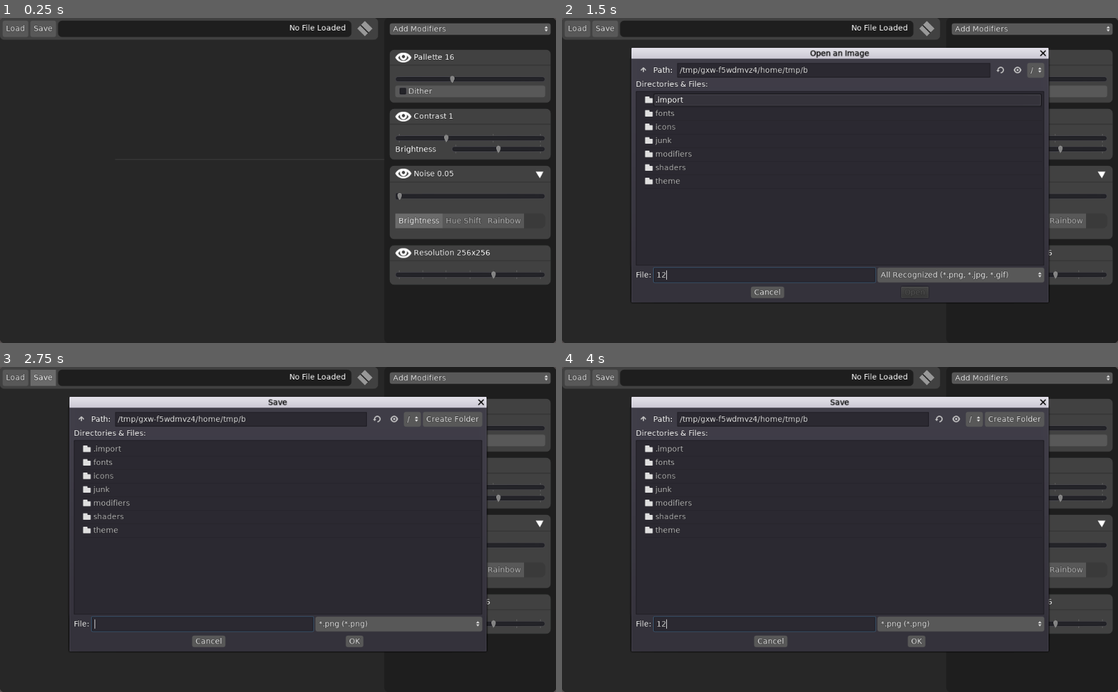
Above: before the commit, frames 1-4 (two rows, left to right).
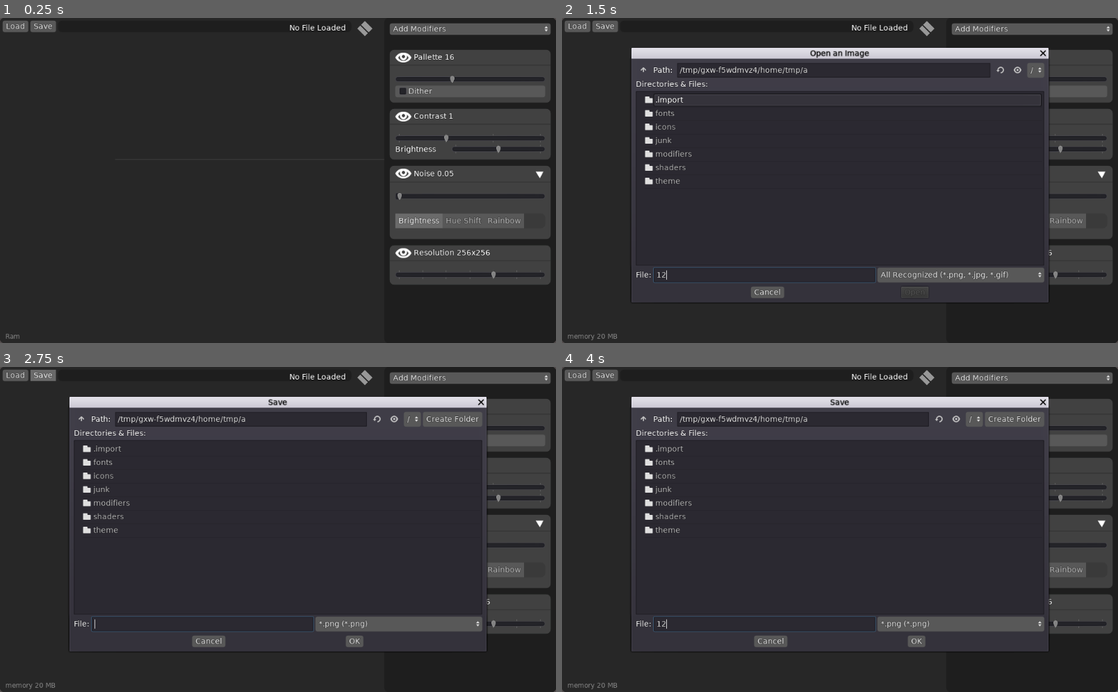
Above: after the commit, the same moments.

Repository: jackaperkins/texrex
Game: Godot game, scene res://main.tscn
The game is run twice, just before and just after one commit, with the same random seed, the same clock (stepped at 60 frames per second) and the same inputs.
Inputs (mouse positions are in pixels of both pictures, inside the frame that each line leads up to):
- Up to frame 1 (0.25 s): no input
- Up to frame 2 (1.5 s): click "Load" at 0.5 s; click (762, 274) at 1.27 s; type "12" at 1.35 s
- Up to frame 3 (2.75 s): click "Save" at 2 s
- Up to frame 4 (4 s): click (762, 623) at 2.77 s; type "12" at 2.85 s; click (967, 406) at 3.52 s

The runs differ from the first frame. In frame 1, 1.4% of the frame differs, in the area x 0-68%, y 0-99%; in frame 2, 1.4%; in frame 3, 1.4%, in the area x 0-68%, y 0-100%; in frame 4, 1.4%.

Commit message:
ui tweaks, add ram stats in bottom bar

Diff:
--- /dev/null
+++ b/texrex/fonts/font_vera_hint.tres
@@ -0,0 +1,8 @@
+[gd_resource type="DynamicFont" load_steps=2 format=2]
+
+[ext_resource path="res://fonts/Vera.ttf" type="DynamicFontData" id=1]
+
+[resource]
+size = 12
+outline_color = Color( 0, 0, 0, 0.247059 )
+font_data = ExtResource( 1 )
--- a/texrex/main.gd
+++ b/texrex/main.gd
@@ -6,10 +6,10 @@
 var result = Image.new()
 
 onready var modifiers_container = $main_split/Panel/VBoxContainer/modifiers_container
-onready var file_name_label = $"main_split/main area/Menubar/HBoxContainer/PanelContainer/Filename"
+onready var file_name_label = $"main_split/main area/VBoxContainer/Menubar/HBoxContainer/PanelContainer/Filename"
 onready var drop_visualizer = $main_split/Panel/DropVisualizer
-onready var renderIndicator:Panel = $"main_split/main area/Menubar/HBoxContainer/Container/RenderIndicator"
-
+onready var renderIndicator:Panel = $"main_split/main area/VBoxContainer/Menubar/HBoxContainer/Container/RenderIndicator"
+onready var bottom_info = $"main_split/main area/VBoxContainer/BottomBar/BottomInfo"
 var texture = ImageTexture.new() # texture version that can be shown inside a sprite
 
 
@@ -189,3 +189,8 @@
 func _on_save_file_dialog_file_selected(path):
 	result.save_png(path)
 	pass # Replace with function body.
+
+
+
+func _on_InfoTimer_timeout():
+	bottom_info.text = 'memory ' + String(OS.get_static_memory_usage()/1048576) + ' MB'
--- a/texrex/main.tscn
+++ b/texrex/main.tscn
@@ -1,7 +1,8 @@
-[gd_scene load_steps=8 format=2]
+[gd_scene load_steps=9 format=2]
 
 [ext_resource path="res://main.gd" type="Script" id=1]
 [ext_resource path="res://modifiers/contrast/modifier_contrast.tscn" type="PackedScene" id=2]
+[ext_resource path="res://fonts/font_vera_hint.tres" type="DynamicFont" id=3]
 [ext_resource path="res://theme/main_theme.tres" type="Theme" id=6]
 [ext_resource path="res://theme/panel_styleboxflat_dark.tres" type="StyleBox" id=7]
 
@@ -77,14 +78,20 @@
 size_flags_horizontal = 3
 size_flags_stretch_ratio = 2.0
 
-[node name="Menubar" type="Panel" parent="main_split/main area"]
-anchor_right = 1.0
-margin_bottom = 40.0
-__meta__ = {
-"_edit_use_anchors_": false
-}
-
-[node name="HBoxContainer" type="HBoxContainer" parent="main_split/main area/Menubar"]
+[node name="VBoxContainer" type="VBoxContainer" parent="main_split/main area"]
+anchor_right = 1.0
+anchor_bottom = 1.0
+__meta__ = {
+"_edit_use_anchors_": false
+}
+
+[node name="Menubar" type="Panel" parent="main_split/main area/VBoxContainer"]
+margin_right = 696.0
+__meta__ = {
+"_edit_use_anchors_": false
+}
+
+[node name="HBoxContainer" type="HBoxContainer" parent="main_split/main area/VBoxContainer/Menubar"]
 anchor_right = 1.0
 anchor_bottom = 1.0
 margin_left = 5.0
@@ -95,31 +102,31 @@
 "_edit_use_anchors_": false
 }
 
-[node name="Load" type="Button" parent="main_split/main area/Menubar/HBoxContainer"]
+[node name="Load" type="Button" parent="main_split/main area/VBoxContainer/Menubar/HBoxContainer"]
 margin_right = 47.0
-margin_bottom = 30.0
+margin_bottom = 21.0
 text = "Load"
 __meta__ = {
 "_edit_use_anchors_": false
 }
 
-[node name="Save" type="Button" parent="main_split/main area/Menubar/HBoxContainer"]
+[node name="Save" type="Button" parent="main_split/main area/VBoxContainer/Menubar/HBoxContainer"]
 margin_left = 51.0
 margin_right = 98.0
-margin_bottom = 30.0
+margin_bottom = 21.0
 text = "Save"
 __meta__ = {
 "_edit_use_anchors_": false
 }
 
-[node name="PanelContainer" type="Panel" parent="main_split/main area/Menubar/HBoxContainer"]
+[node name="PanelContainer" type="Panel" parent="main_split/main area/VBoxContainer/Menubar/HBoxContainer"]
 margin_left = 102.0
 margin_right = 642.0
-margin_bottom = 30.0
+margin_bottom = 21.0
 size_flags_horizontal = 3
 custom_styles/panel = ExtResource( 7 )
 
-[node name="Filename" type="Label" parent="main_split/main area/Menubar/HBoxContainer/PanelContainer"]
+[node name="Filename" type="Label" parent="main_split/main area/VBoxContainer/Menubar/HBoxContainer/PanelContainer"]
 anchor_right = 1.0
 anchor_bottom = 1.0
 margin_left = 10.0
@@ -133,13 +140,13 @@
 "_edit_use_anchors_": false
 }
 
-[node name="Container" type="Control" parent="main_split/main area/Menubar/HBoxContainer"]
+[node name="Container" type="Control" parent="main_split/main area/VBoxContainer/Menubar/HBoxContainer"]
 margin_left = 646.0
 margin_right = 686.0
-margin_bottom = 30.0
+margin_bottom = 21.0
 rect_min_size = Vector2( 40, 0 )
 
-[node name="RenderIndicator" type="Panel" parent="main_split/main area/Menubar/HBoxContainer/Container"]
+[node name="RenderIndicator" type="Panel" parent="main_split/main area/VBoxContainer/Menubar/HBoxContainer/Container"]
 margin_left = 10.9698
 margin_top = 4.522
 margin_right = 30.9698
@@ -151,13 +158,32 @@
 "_edit_use_anchors_": false
 }
 
-[node name="Panel2" type="Panel" parent="main_split/main area/Menubar/HBoxContainer/Container/RenderIndicator"]
+[node name="Panel2" type="Panel" parent="main_split/main area/VBoxContainer/Menubar/HBoxContainer/Container/RenderIndicator"]
 anchor_right = 1.0
 anchor_bottom = 1.0
 margin_top = 8.021
 margin_bottom = -9.97899
 rect_pivot_offset = Vector2( 10, 1 )
 custom_styles/panel = SubResource( 2 )
+__meta__ = {
+"_edit_use_anchors_": false
+}
+
+[node name="BottomBar" type="Control" parent="main_split/main area/VBoxContainer"]
+margin_left = 10.0
+margin_top = 580.0
+margin_right = 706.0
+margin_bottom = 600.0
+rect_min_size = Vector2( 0, 20 )
+size_flags_vertical = 10
+
+[node name="BottomInfo" type="Label" parent="main_split/main area/VBoxContainer/BottomBar"]
+margin_left = 10.0
+margin_right = 40.0
+margin_bottom = 17.0
+custom_fonts/font = ExtResource( 3 )
+custom_colors/font_color = Color( 0.533333, 0.533333, 0.533333, 1 )
+text = "Ram"
 __meta__ = {
 "_edit_use_anchors_": false
 }
@@ -264,7 +290,11 @@
 "_edit_use_anchors_": false
 }
 
-[connection signal="pressed" from="main_split/main area/Menubar/HBoxContainer/Load" to="." method="_on_Load_pressed"]
-[connection signal="pressed" from="main_split/main area/Menubar/HBoxContainer/Save" to="." method="_on_Save_pressed"]
+[node name="Timer" type="Timer" parent="."]
+autostart = true
+
+[connection signal="pressed" from="main_split/main area/VBoxContainer/Menubar/HBoxContainer/Load" to="." method="_on_Load_pressed"]
+[connection signal="pressed" from="main_split/main area/VBoxContainer/Menubar/HBoxContainer/Save" to="." method="_on_Save_pressed"]
 [connection signal="file_selected" from="open_file_dialog" to="." method="_on_open_image"]
 [connection signal="file_selected" from="save_file_dialog" to="." method="_on_save_file_dialog_file_selected"]
+[connection signal="timeout" from="Timer" to="." method="_on_InfoTimer_timeout"]
